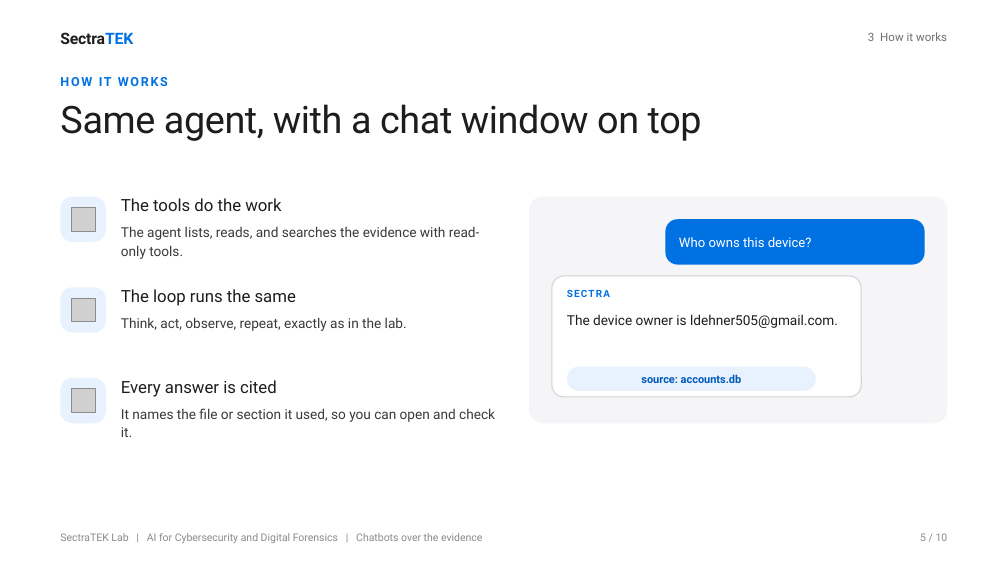
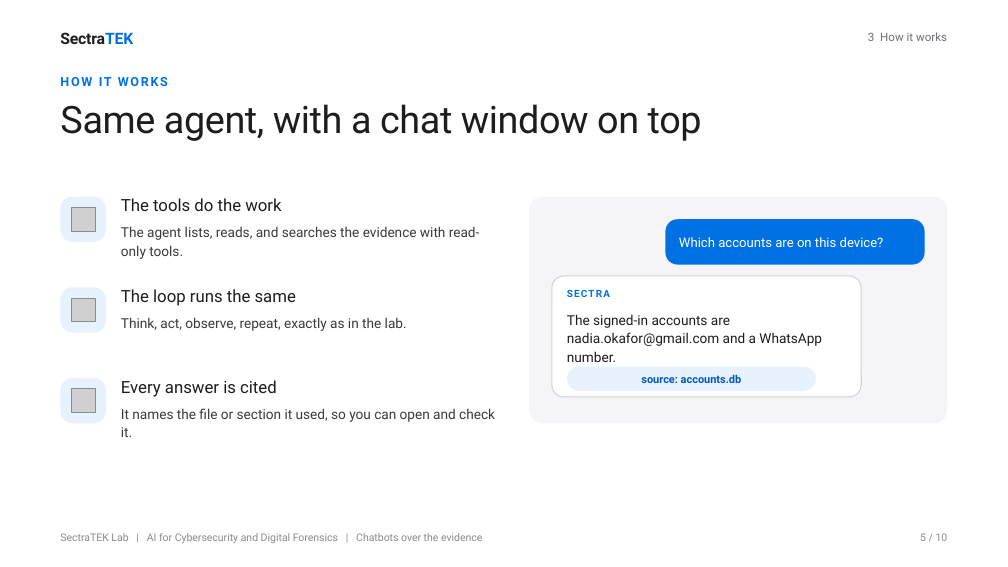
Before and after one commit to danjethh/sectratek-AI-Lab, a slide deck: slide 5 of df_llm_labs/lab4_qwen/slides/SectraTEK_Practical4_Chatbots.pptx. Drawn at 1008x567 pixels with LibreOffice and Linux fonts; fonts in the diff are those of the drawing; grey boxes stand for pictures. Boxes give left, top, right and bottom in pixels: in the first picture for what was removed or moved away, otherwise in the second. Text is boxed around its words. In the diff, an @@ line names an element or a change of style, - is before the commit and + after.

```diff
--- a/df_llm_labs/lab4_qwen/slides/SectraTEK_Practical4_Chatbots.pptx
+++ b/df_llm_labs/lab4_qwen/slides/SectraTEK_Practical4_Chatbots.pptx
@@ text at (679,237,884,247): text changed @@
-Who owns this device?
+Which accounts are on this device?
@@ text at (567,314,822,362): text changed @@
-The device owner is ldehner505@gmail.com.
+The signed-in accounts are nadia.okafor@gmail.com and a WhatsApp number.
```
Also in this commit, not shown: 2 other slides changed, 13 other files.
